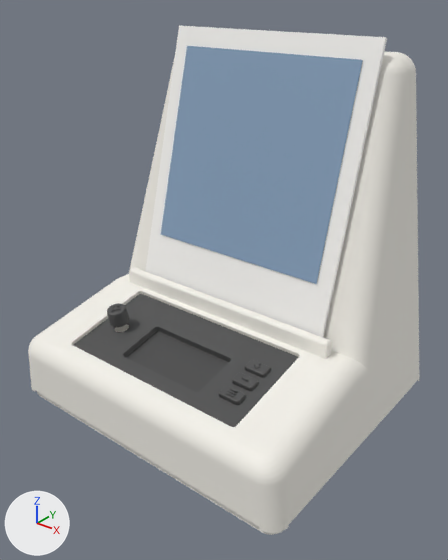
The glTF model site/models/easel.glb, before and after one commit.
One viewpoint serves both versions: a 50 mm camera at (0.1107, -0.1403, 0.1274) aimed at (0.003, -0.0057, 0.0439). The axes (+X, +Y, +Z) are drawn at lower left. The lights are the same throughout. The older version comes first. Where no turn or scale is listed for an object, it has been applied to the vertices.

Objects in the first picture: 'part0_0', 'part1_0', 'part2_0', 'part3_0', 'part4_0', 'part5_0', 'part5_1', 'part5_2', 'part6_0', 'part7_0'.
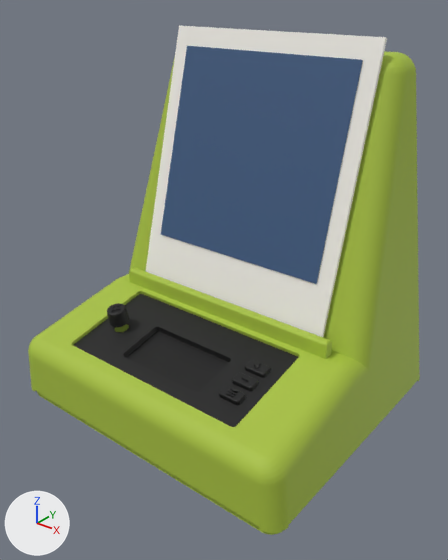
The change, as a diff of the scene's bpy script:
```diff
--- a/site/models/easel.glb.py
+++ b/site/models/easel.glb.py
@@ mat_material_0 @@
 mat_material_0 = principled_material('Material_0')
-mat_material_0.base_color = (0.902, 0.878, 0.816)  # white #f4f1e9
+mat_material_0.base_color = (0.396, 0.541, 0.051)  # green #a9c240
 mat_material_0.roughness = 0.65
@@ mat_material_1 @@
 mat_material_1 = principled_material('Material_1')
-mat_material_1.base_color = (0.0784, 0.0784, 0.0784)  # dark grey #4f4f4f
+mat_material_1.base_color = (0.00784, 0.00784, 0.00784)  # black #161616
 mat_material_1.roughness = 0.65
@@ mat_material_2 @@
 mat_material_2 = principled_material('Material_2')
-mat_material_2.base_color = (0.0667, 0.0667, 0.0667)  # dark grey #494949
+mat_material_2.base_color = (0.00392, 0.00392, 0.00392)  # black #0d0d0d
 mat_material_2.roughness = 0.65
@@ mat_material_4 @@
 mat_material_4 = principled_material('Material_4')
-mat_material_4.base_color = (0.239, 0.353, 0.502)  # blue #86a0bc
+mat_material_4.base_color = (0.0471, 0.102, 0.216)  # blue #3d5a80
 mat_material_4.roughness = 0.65
```

Where the change shows, as pixel boxes [x1, y1, x2, y2] in the pictures (448 x 560 px):
'part0_0', recoloured (white to green): [28, 51, 420, 533] in both
'part7_0', recoloured (darker): [161, 46, 363, 284] in both
'part1_0', recoloured (dark grey to black): [73, 294, 299, 427] in both
'part3_0', recoloured (dark grey to black): [126, 331, 229, 392] in both
'part2_0', recoloured: [37, 387, 412, 535] in both
'part4_0', recoloured (dark grey to black): [107, 303, 130, 327] in both
'part5_2', recoloured (dark grey to black): [219, 386, 246, 405] in both
'part5_1', recoloured (dark grey to black): [232, 373, 259, 391] in both
'part5_0', recoloured (dark grey to black): [245, 360, 271, 378] in both
